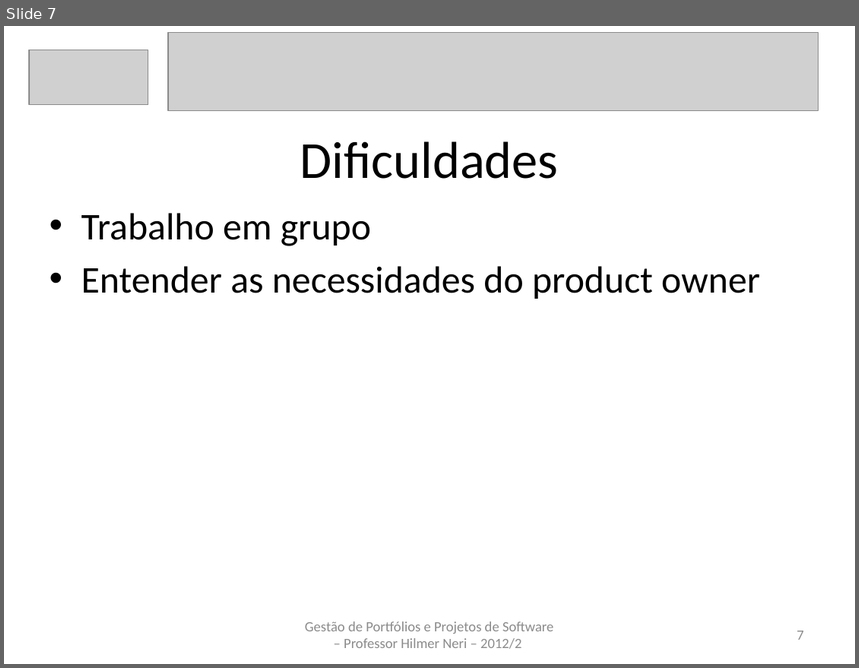
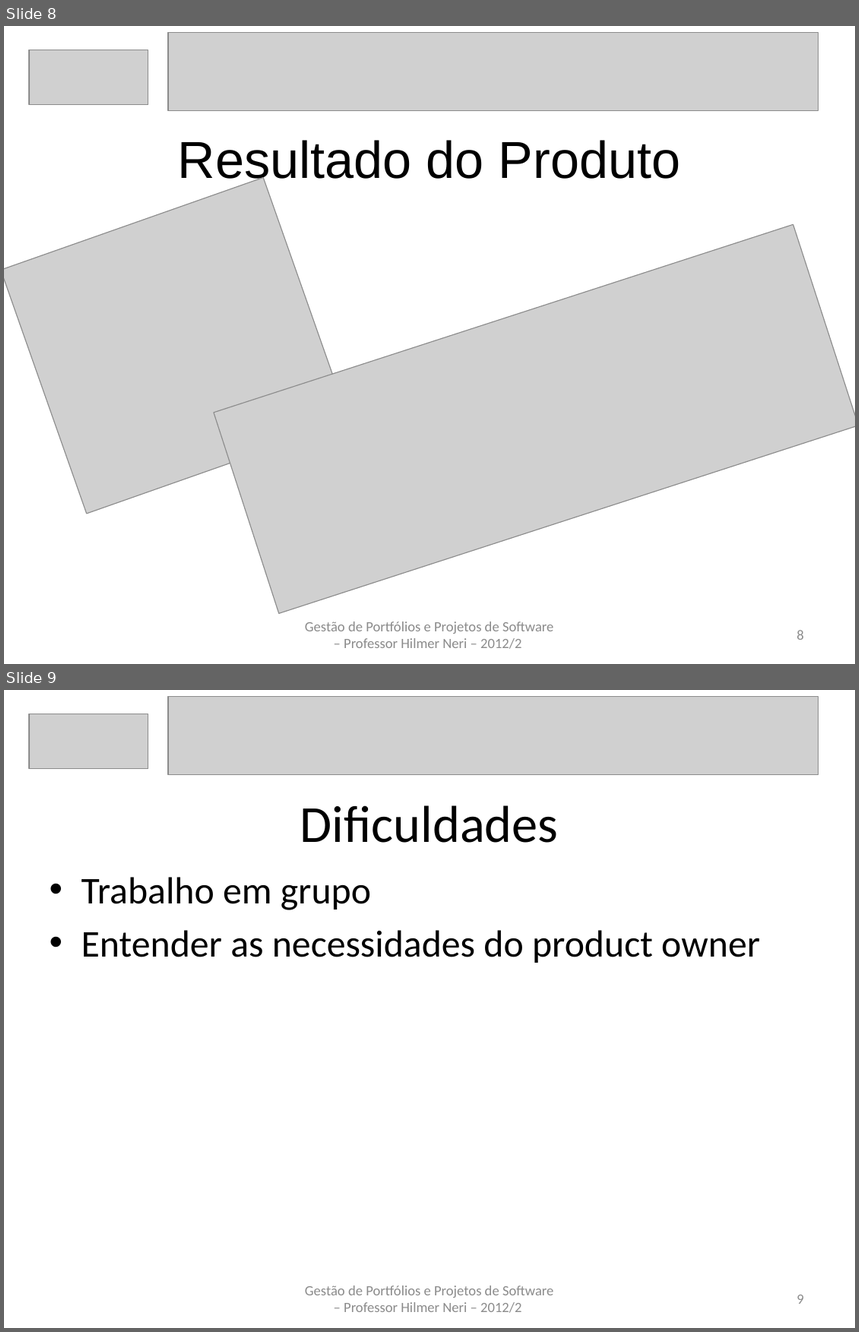
Before and after one commit to carlosneo/dotprojecteap, a slide deck: Dot Project EAP/4. System Management/Apresentacoes/apresentacaoV8.pptx. Shown one above the other, each under a label of ours: slide 7 before the commit, slides 8 and 9 after it. The pictures are 859x668 and 859x1332 pixels, drawn with LibreOffice and Linux fonts; fonts in the diff are those of the drawing; grey boxes stand for pictures. Boxes give left, top, right and bottom in pixels: in the first picture for what was removed or moved away, otherwise in the second. Text is boxed around its words. In the diff, an @@ line names an element or a change of style, - is before the commit and + after.

```diff
--- a/Dot Project EAP/4. System Management/Apresentacoes/apresentacaoV8.pptx
+++ b/Dot Project EAP/4. System Management/Apresentacoes/apresentacaoV8.pptx
@@ slide 8 added at bbox=[4, 26, 855, 664], background #FFFFFF @@
@@ picture added at bbox=[168, 33, 819, 111] @@
@@ picture added at bbox=[28, 50, 148, 105] @@
@@ title added at bbox=[178, 140, 681, 188], 44 pt, text #000000 @@
+Resultado do Produto
@@ picture added at bbox=[4, 178, 349, 515] @@
@@ picture added at bbox=[214, 224, 855, 613] @@
@@ text added at bbox=[305, 622, 553, 649], 12 pt, text #8C8C8C @@
+Gestão de Portfólios e Projetos de Software – Professor Hilmer Neri – 2012/2
@@ page number added at bbox=[797, 630, 804, 640], 12 pt, text #8C8C8C @@
+8
@@ what was slide 7 is now slide 9 @@
@@ page number at bbox=[797, 1295, 804, 1304]: text changed @@
-7
+9
```
Also in this commit, not shown: 5 slides changed, 1 other slide added.
